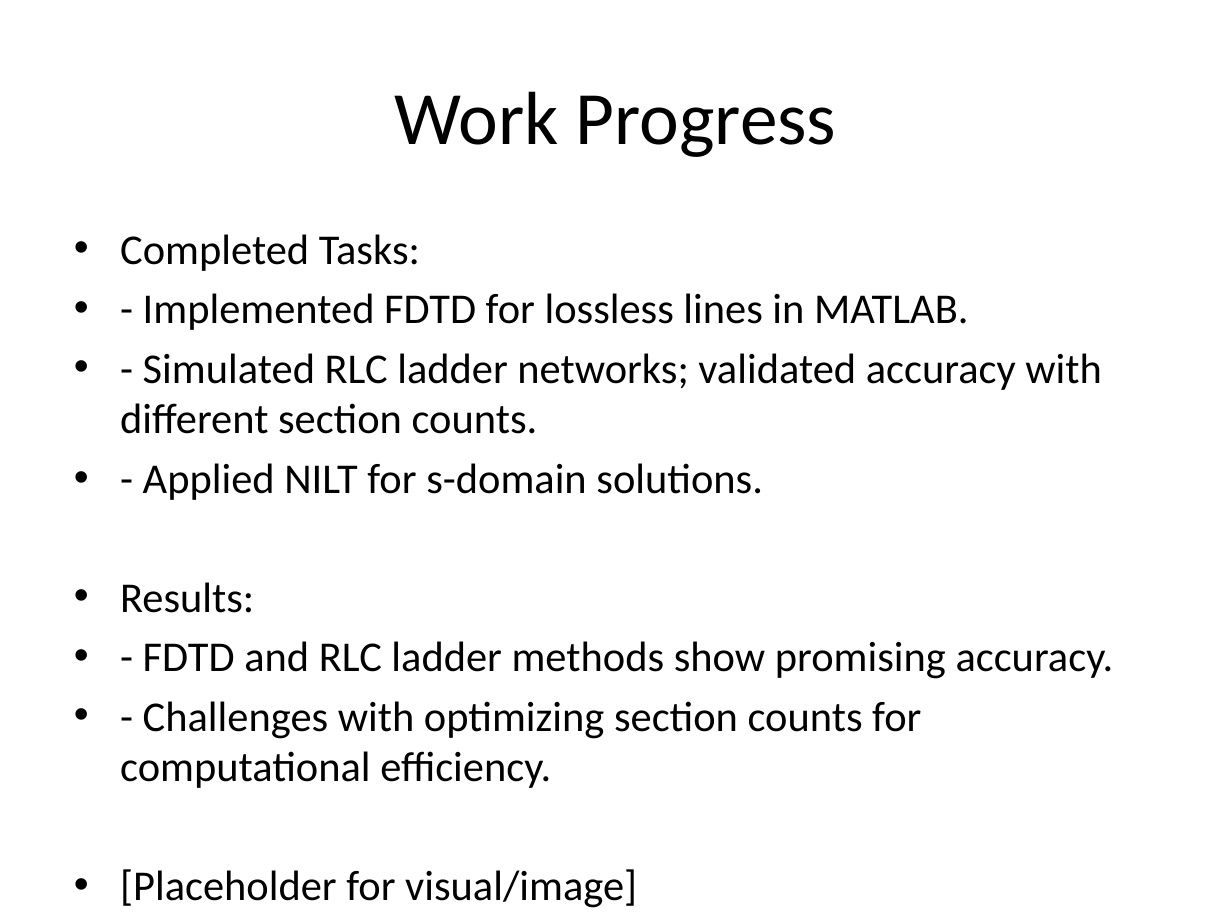
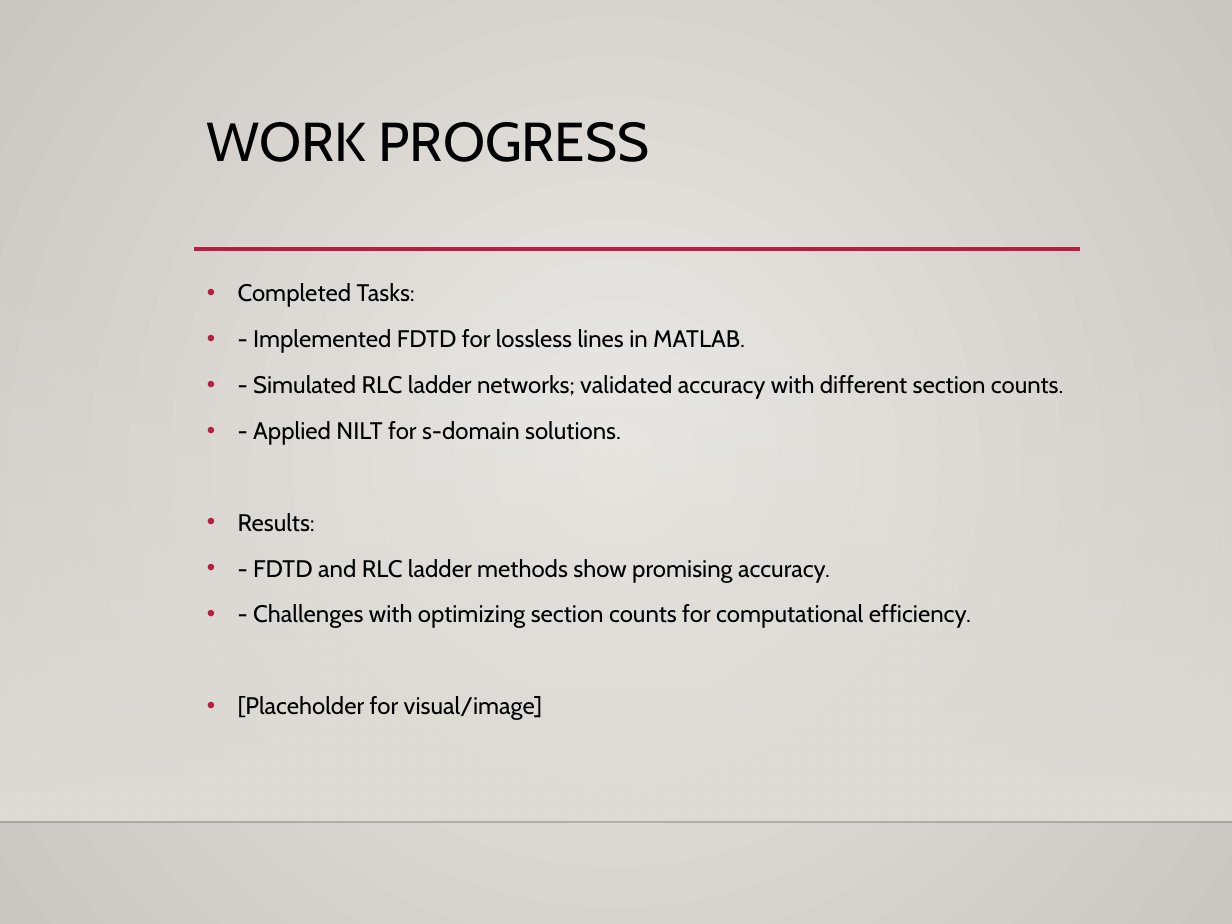
Before and after one commit to mohadmsm/4thyear, a slide deck: slide 4 of 4th/Final_project/status report/MohammedAlshuaili_20106181_Presentation.pptx. Drawn at 1232x924 pixels with LibreOffice and Linux fonts; fonts in the diff are those of the drawing; background and template pictures are left out. Boxes give left, top, right and bottom in pixels: in the first picture for what was removed or moved away, otherwise in the second. Text is boxed around its words. In the diff, an @@ line names an element or a change of style, - is before the commit and + after.

```diff
--- a/4th/Final_project/status report/MohammedAlshuaili_20106181_Presentation.pptx
+++ b/4th/Final_project/status report/MohammedAlshuaili_20106181_Presentation.pptx
@@ background #FFFFFF to gradient #ECEAE7 to #CAC7C1 @@
@@ title "WORK PROGRESS" at [207,122,650,162]: vertical alignment middle to top @@
@@ title at [207,122,650,162]: text changed; size 44 to 32 pt; font Calibri to Cabin @@
-Work Progress
+WORK PROGRESS
@@ line added from (195, 249) to (1080, 249), #B71E42 2.5 pt @@
@@ rectangle added at [0,271,1232,821], fill gradient #DFDBD5 @@
@@ text "Completed Tasks:": place and size @@
-text "Completed Tasks:" at [120,234,1114,788]
+text "Completed Tasks:" at [238,283,1064,720]
@@ text "Completed Tasks:" at [238,283,1064,720]: size 24.8 to 14 pt, font Calibri to Cabin; indent changed; more space between paragraphs @@
@@ line added from (0, 822) to (1232, 822), #000001 1 pt @@
```
Also in this commit, not shown: 4 other slides changed, 3 slides added, 2 slides removed.
